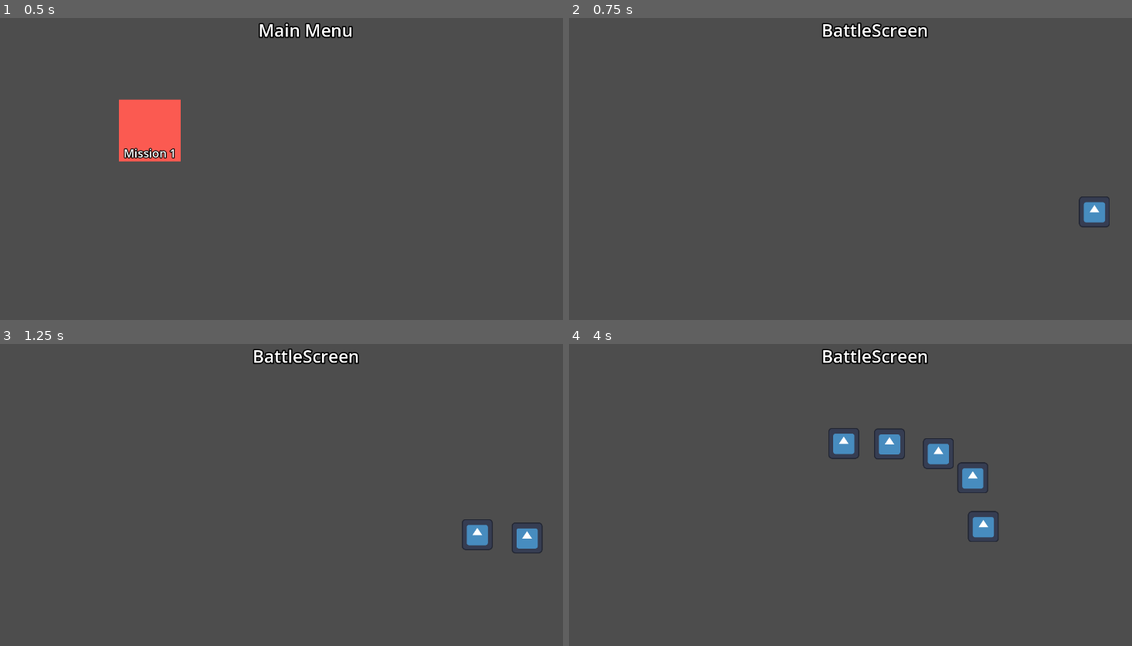
Above: before the commit, frames 1-4 (two rows, left to right).
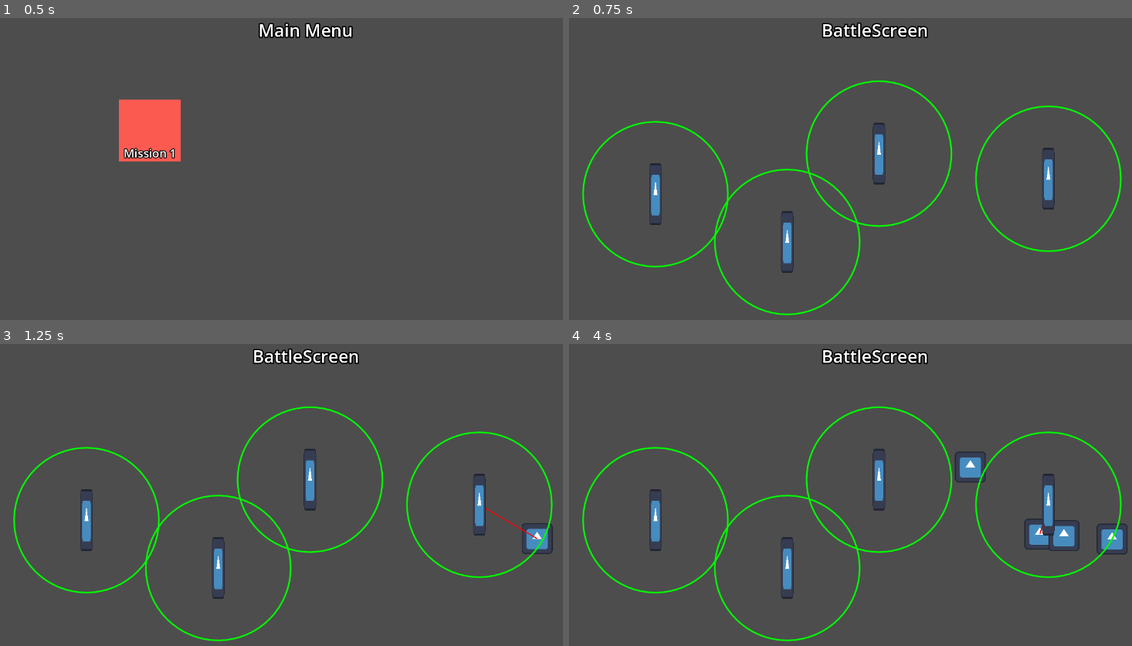
Above: after the commit, the same moments.

Repository: JunkyRoach/towerdefence
Game: Godot game, scene res://Main.tscn
The game is run twice, just before and just after one commit, with the same random seed, the same clock (stepped at 60 frames per second) and the same inputs. The engine's default icon, where the game draws it, is replaced by a stand-in: a white triangle on a blue panel in a dark square.
Inputs (mouse positions are in pixels of both pictures, inside the frame that each line leads up to):
- Up to frame 1 (0.5 s): no input
- Up to frame 2 (0.75 s): click (721, 129) at 0.5 s
- Up to frame 3 (1.25 s): no input
- Up to frame 4 (4 s): no input

Frame 1 is identical in both runs. In frame 2, 3.8% of the frame differs, in the area x 2-99%, y 20-99%; in frame 3, 4.1%; in frame 4, 6.0%, in the area x 2-100%, y 20-99%.

Commit message:
EnemyManager, определение нужного моба для башен и наброски по башням

Diff:
--- a/data/enemies/common_enemy.tres
+++ b/data/enemies/common_enemy.tres
@@ -5,7 +5,8 @@
 [resource]
 script = ExtResource("1_oefdm")
 title = "Common Enemy "
-speed = 200.0
+reach_path_damage = 0
+speed = 100.0
 max_hp = 100
 game_currency_for_kill = 10
 metadata/_custom_type_script = "uid://gfrj2mwpwopg"
--- a/data/enemies/fast_enemy.tres
+++ b/data/enemies/fast_enemy.tres
@@ -5,7 +5,8 @@
 [resource]
 script = ExtResource("1_0xwyn")
 title = "Fast Enemy "
-speed = 500.0
+reach_path_damage = 0
+speed = 200.0
 max_hp = 50
 game_currency_for_kill = 10
 metadata/_custom_type_script = "uid://gfrj2mwpwopg"
--- a/data/enemies/fat_enemy.tres
+++ b/data/enemies/fat_enemy.tres
@@ -5,7 +5,8 @@
 [resource]
 script = ExtResource("1_yshkg")
 title = "Fat Enemy "
-speed = 70.0
+reach_path_damage = 0
+speed = 50.0
 max_hp = 500
 game_currency_for_kill = 50
 metadata/_custom_type_script = "uid://gfrj2mwpwopg"
--- a/data/missions/mission_1/mission_1.tres
+++ b/data/missions/mission_1/mission_1.tres
@@ -9,6 +9,7 @@
 [resource]
 script = ExtResource("1_4lb88")
 title = "Mission Title"
+mission_life = 5
 start_game_currency = 150
 waves = Array[ExtResource("2_0fo07")]([ExtResource("3_t221n"), ExtResource("4_bkcp4"), ExtResource("5_6bkkn")])
 metadata/_custom_type_script = "uid://chm6ihwh27xlo"
--- a/project.godot
+++ b/project.godot
@@ -19,6 +19,7 @@
 
 ScreenController="*res://singletons/ScreenController.gd"
 GameController="*res://singletons/GameController.gd"
+EnemyManager="*res://singletons/managers/EnemyManager.tscn"
 
 [display]
 
--- a/scenes/screens/battle_screen/BattleScreen.gd
+++ b/scenes/screens/battle_screen/BattleScreen.gd
@@ -29,4 +29,7 @@
 	mission_data = p_mission_data
 	GameController.start_battle(mission_data)
 
-	pass
+
+
+func _on_timer_timeout() -> void:
+	pass # Replace with function body.
--- a/scenes/screens/battle_screen/BattleScreen.tscn
+++ b/scenes/screens/battle_screen/BattleScreen.tscn
@@ -1,7 +1,12 @@
-[gd_scene load_steps=4 format=3 uid="uid://dcakup8flmjtf"]
+[gd_scene load_steps=9 format=3 uid="uid://dcakup8flmjtf"]
 
 [ext_resource type="Script" uid="uid://bb70r1l8taesx" path="res://scenes/screens/battle_screen/BattleScreen.gd" id="1_ug4ku"]
 [ext_resource type="Script" uid="uid://b7g1lds2u25ph" path="res://scenes/screens/battle_screen/EnemyFactory.gd" id="2_76kaa"]
+[ext_resource type="Script" uid="uid://gfrj2mwpwopg" path="res://data/EnemyData.gd" id="3_55kx5"]
+[ext_resource type="PackedScene" uid="uid://286lwgnq1yyy" path="res://scenes/towers/Tower.tscn" id="3_cknin"]
+[ext_resource type="Resource" uid="uid://ds380o3r2d51q" path="res://data/enemies/common_enemy.tres" id="4_n65b1"]
+[ext_resource type="Resource" uid="uid://cu6o7dr525duq" path="res://data/enemies/fast_enemy.tres" id="5_very3"]
+[ext_resource type="Resource" uid="uid://bk1j3qqcruaop" path="res://data/enemies/fat_enemy.tres" id="6_aap7m"]
 
 [sub_resource type="Curve2D" id="Curve2D_yc5af"]
 _data = {
@@ -24,6 +29,28 @@
 [node name="Path2D" type="Path2D" parent="."]
 curve = SubResource("Curve2D_yc5af")
 
+[node name="Tower" parent="." instance=ExtResource("3_cknin")]
+position = Vector2(647, 281)
+attack_range = 150.0
+
+[node name="Tower2" parent="." instance=ExtResource("3_cknin")]
+position = Vector2(184, 365)
+attack_range = 150.0
+
+[node name="Tower3" parent="." instance=ExtResource("3_cknin")]
+position = Vector2(457, 464)
+attack_range = 150.0
+
+[node name="Tower4" parent="." instance=ExtResource("3_cknin")]
+position = Vector2(998, 333)
+attack_range = 150.0
+
 [node name="EnemyFactory" type="Node" parent="." node_paths=PackedStringArray("path")]
 script = ExtResource("2_76kaa")
 path = NodePath("../Path2D")
+test_mobs = Array[ExtResource("3_55kx5")]([ExtResource("4_n65b1"), ExtResource("5_very3"), ExtResource("6_aap7m")])
+
+[node name="Timer" type="Timer" parent="EnemyFactory"]
+autostart = true
+
+[connection signal="timeout" from="EnemyFactory/Timer" to="EnemyFactory" method="_on_timer_timeout"]
--- a/scenes/screens/battle_screen/EnemyFactory.gd
+++ b/scenes/screens/battle_screen/EnemyFactory.gd
@@ -1,10 +1,12 @@
 extends Node
 
 @export var path:Path2D
+@onready var timer: Timer = $Timer
 
+@export var test_mobs:Array[EnemyData] = []
 
 func _ready() -> void:
-	GameController.batlle_started.connect(spawn_mobs)
+	#GameController.batlle_started.connect(spawn_mobs)
 
 	pass
 
@@ -17,3 +19,8 @@
 		print(enemy)
 
 	pass
+
+
+func _on_timer_timeout() -> void:
+	path.add_child(Enemy.instantiate(test_mobs.pick_random()))
+	pass # Replace with function body.
--- /dev/null
+++ b/scenes/towers/Tower.gd
@@ -0,0 +1,37 @@
+extends Node2D
+
+
+@export var attack_range:float = 300.0
+@export var reload_time:float = 1.0
+
+@onready var timer: Timer = $Timer
+
+var current_target:Enemy
+
+func _ready() -> void:
+	timer.wait_time = reload_time
+	timer.start()
+	pass
+
+
+func _draw() -> void:
+	draw_circle(Vector2.ZERO, attack_range,Color.GREEN, false, 2, true)
+	if current_target != null:
+		draw_line(Vector2.ZERO, to_local(current_target.global_position), Color.RED, 2)
+
+
+func _process(delta: float) -> void:
+	current_target = EnemyManager.get_dangerous_enemy_in_range(self.global_position, attack_range)
+	queue_redraw()
+
+func attack():
+
+
+
+	print('Tower Attack')
+	pass
+
+
+func _on_timer_timeout() -> void:
+	attack()
+	pass # Replace with function body.
--- /dev/null
+++ b/scenes/towers/Tower.tscn
@@ -0,0 +1,15 @@
+[gd_scene load_steps=3 format=3 uid="uid://286lwgnq1yyy"]
+
+[ext_resource type="Script" uid="uid://decd76wwym6pj" path="res://scenes/towers/Tower.gd" id="1_cqx8d"]
+[ext_resource type="Texture2D" uid="uid://de61ld1jccfwe" path="res://icon.svg" id="2_8udu1"]
+
+[node name="Tower" type="Node2D"]
+script = ExtResource("1_cqx8d")
+
+[node name="Icon" type="Sprite2D" parent="."]
+scale = Vector2(0.2, 1)
+texture = ExtResource("2_8udu1")
+
+[node name="Timer" type="Timer" parent="."]
+
+[connection signal="timeout" from="Timer" to="." method="_on_timer_timeout"]
--- a/scenes/units/Enemy.gd
+++ b/scenes/units/Enemy.gd
@@ -15,20 +15,16 @@
 	GameController.mission_lose.connect(destroy)
 	enemy_data = p_enemy_data
 	speed = enemy_data.speed
+	EnemyManager.enemies_list.append(self)
 
 
-func _process(delta: float) -> void:
-	self.progress += self.speed * delta
-	if self.progress_ratio >=1.0:
-		_reach_path_end()
-
-
-func _reach_path_end():
+func reach_path_end():
 	GameController.enemy_reach_end(enemy_data)
 	destroy()
 
 
 func destroy():
+	EnemyManager.enemies_list.erase(self)
 	self.queue_free()
 
 	pass
--- /dev/null
+++ b/singletons/managers/EnemyManager.gd
@@ -0,0 +1,27 @@
+extends Node
+
+var enemies_list:Array[Enemy] = []
+
+
+
+
+func _process(delta: float) -> void:
+	for enemy:Enemy in enemies_list:
+		enemy.progress += enemy.speed * delta
+		if enemy.progress_ratio >=1.0:
+			enemy.reach_path_end()
+
+
+func _on_timer_timeout() -> void:
+	enemies_list.sort_custom(func(a, b): return a.progress_ratio > b.progress_ratio)
+
+
+
+func get_dangerous_enemy_in_range(p_position:Vector2, p_range:float)->Enemy:
+
+	for enemy:Enemy in enemies_list:
+		if enemy.global_position.distance_to(p_position) <= p_range:
+			return enemy
+
+
+	return null
--- /dev/null
+++ b/singletons/managers/EnemyManager.tscn
@@ -0,0 +1,12 @@
+[gd_scene load_steps=2 format=3 uid="uid://bhimk81gpinrc"]
+
+[ext_resource type="Script" uid="uid://db17mvpi2o4l6" path="res://singletons/managers/EnemyManager.gd" id="1_vvdbj"]
+
+[node name="EnemyManager" type="Node"]
+script = ExtResource("1_vvdbj")
+
+[node name="Timer" type="Timer" parent="."]
+wait_time = 0.5
+autostart = true
+
+[connection signal="timeout" from="Timer" to="." method="_on_timer_timeout"]
Not shown, added: scenes/towers/Tower.gd.uid
Not shown, added: singletons/managers/EnemyManager.gd.uid
